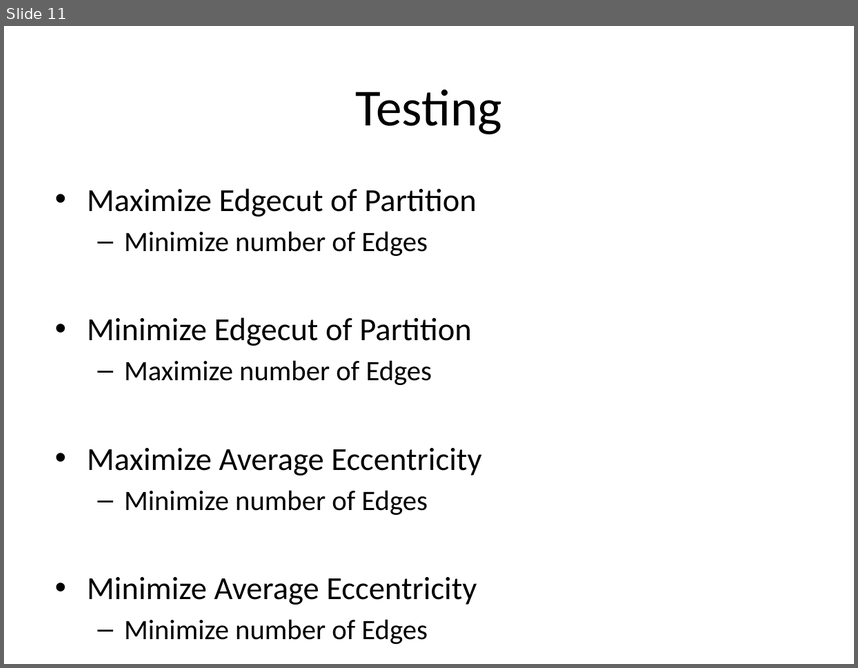
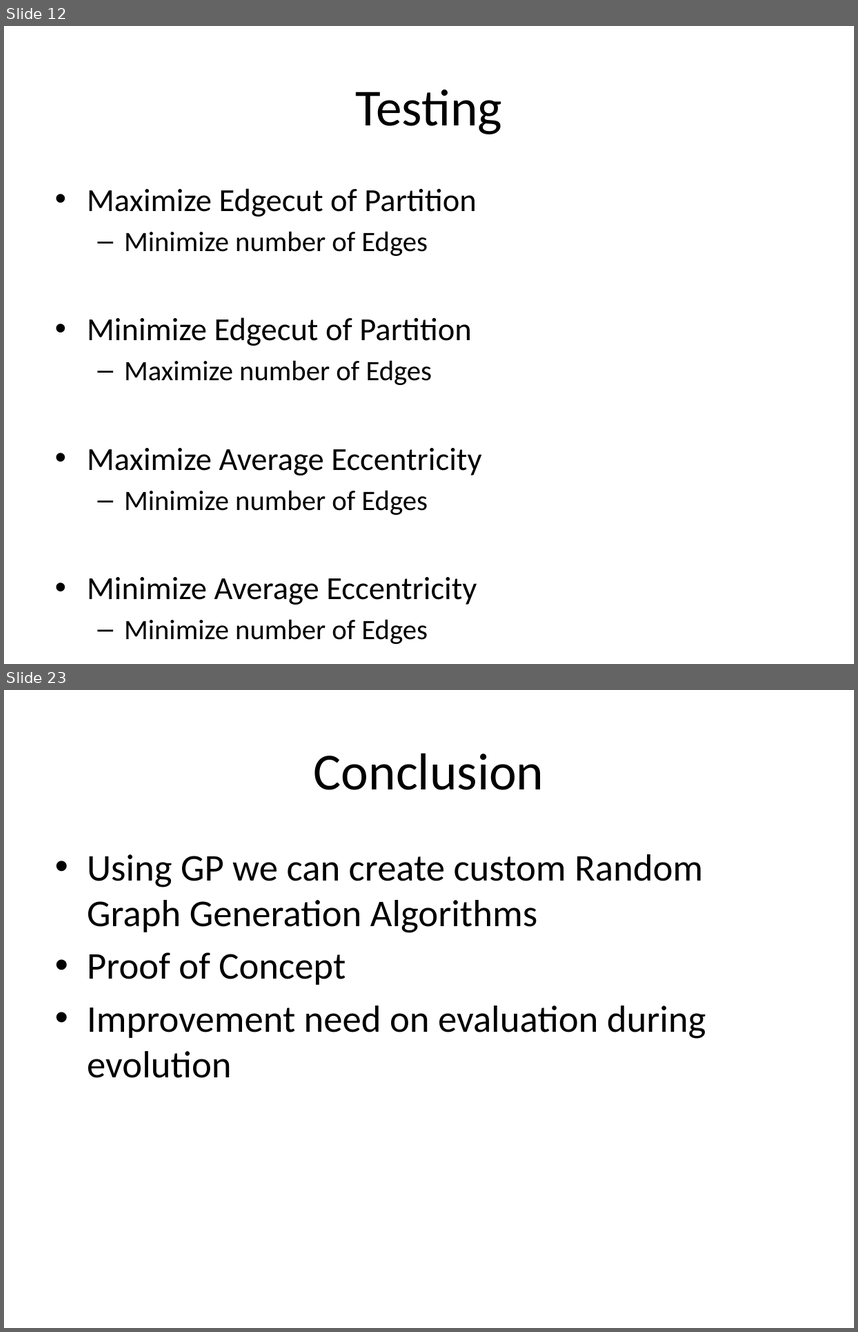
Before and after one commit to mam446/GraphEvo, a slide deck: documents/Matt Presentation.pptx. Shown one above the other, each under a label of ours: slide 11 before the commit, slides 12 and 23 after it; the slides between them are not shown. The pictures are 858x668 and 858x1332 pixels, drawn with LibreOffice and Linux fonts; fonts in the diff are those of the drawing. Boxes give left, top, right and bottom in pixels: in the first picture for what was removed or moved away, otherwise in the second. Text is boxed around its words. In the diff, an @@ line names an element or a change of style, - is before the commit and + after.

```diff
--- a/documents/Matt Presentation.pptx
+++ b/documents/Matt Presentation.pptx
@@ slide 23 added at <box>4,690,854,1328</box>, background #FFFFFF @@
@@ title added at <box>314,753,544,790</box>, 44 pt, text #000000 @@
+Conclusion
@@ text added at <box>87,854,706,1078</box>, 32 pt, text #000000 @@
+• Using GP we can create custom Random Graph Generation Algorithms
+• Proof of Concept
+• Improvement need on evaluation during evolution
@@ what was slide 11 is now slide 12 @@
```
Also in this commit, not shown: 11 other slides added.
